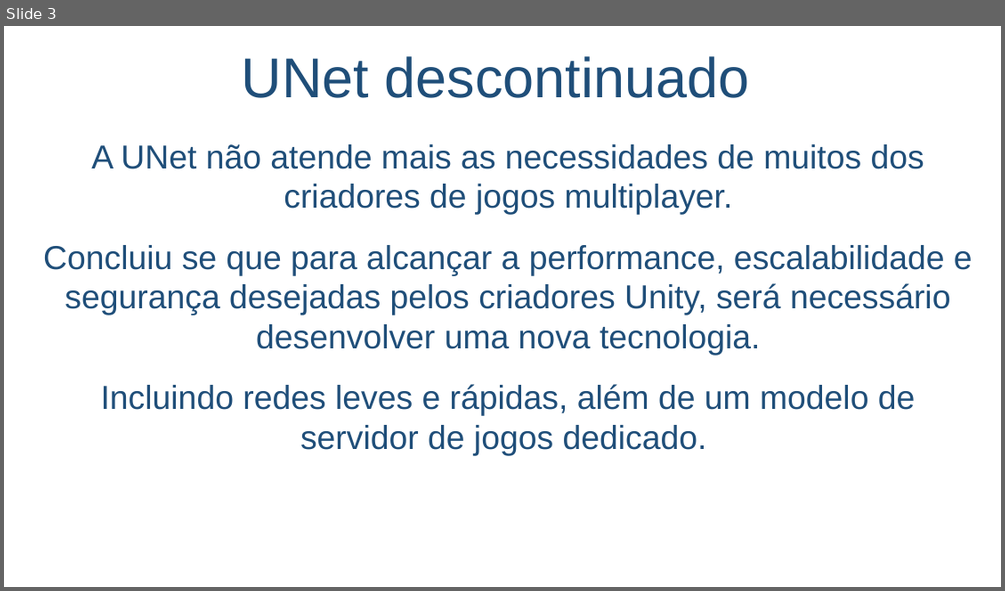
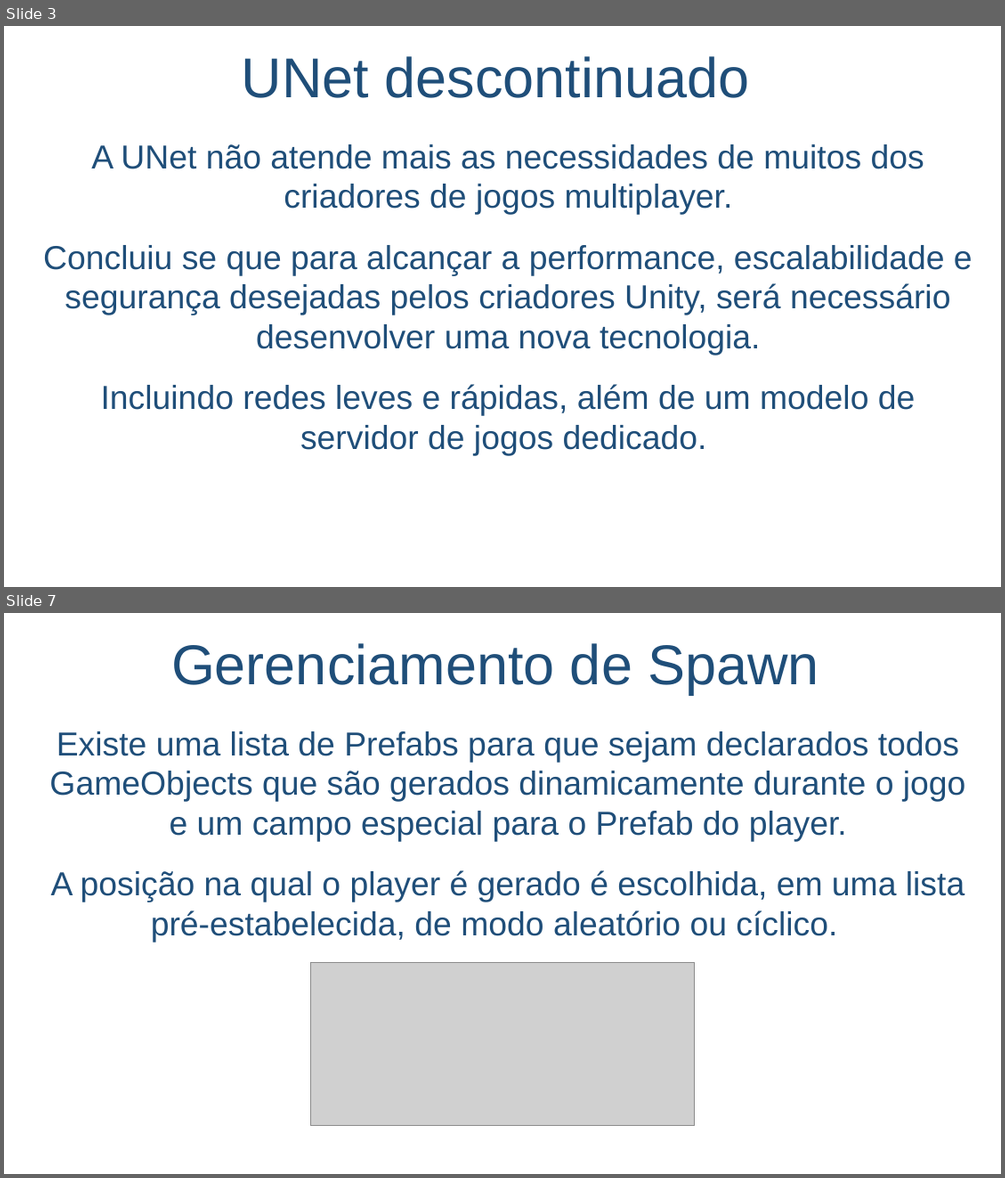
Before and after one commit to salmo-jr/public-slides, a slide deck: unity-multiplayer.pptx. Shown one above the other, each under a label of ours: slide 3 before the commit, slides 3 and 7 after it; the slides between them are not shown. The pictures are 1005x591 and 1005x1178 pixels, drawn with LibreOffice and Linux fonts; fonts in the diff are those of the drawing; grey boxes stand for pictures; background and template pictures are left out. Boxes give left, top, right and bottom in pixels: in the first picture for what was removed or moved away, otherwise in the second. Text is boxed around its words. In the diff, an @@ line names an element or a change of style, - is before the commit and + after.

```diff
--- a/unity-multiplayer.pptx
+++ b/unity-multiplayer.pptx
@@ slide 7 added at [4,613,1001,1174], background picture (left out) @@
@@ title added at [171,643,820,694], 54 pt, text #1F4E79 @@
+Gerenciamento de Spawn
@@ text added at [49,731,966,942], 32 pt, text #1F4E79 @@
+Existe uma lista de Prefabs para que sejam declarados todos GameObjects que são gerados dinamicamente durante o jogo e um campo especial para o Prefab do player.
+A posição na qual o player é gerado é escolhida, em uma lista pré-estabelecida, de modo aleatório ou cíclico.
@@ picture added at [310,962,695,1126] @@
```
Also in this commit, not shown: 1 slide changed, 7 other slides added.
